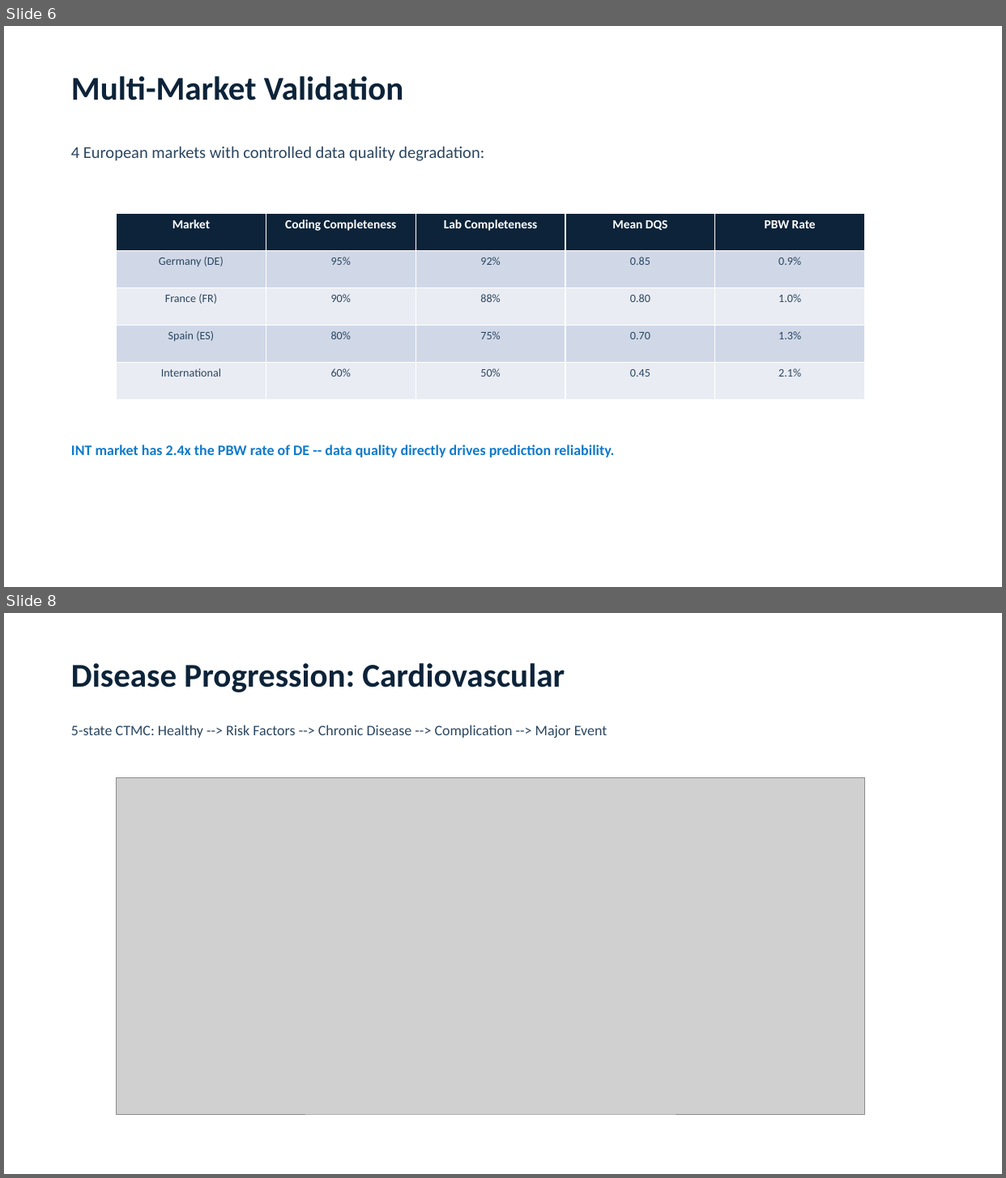
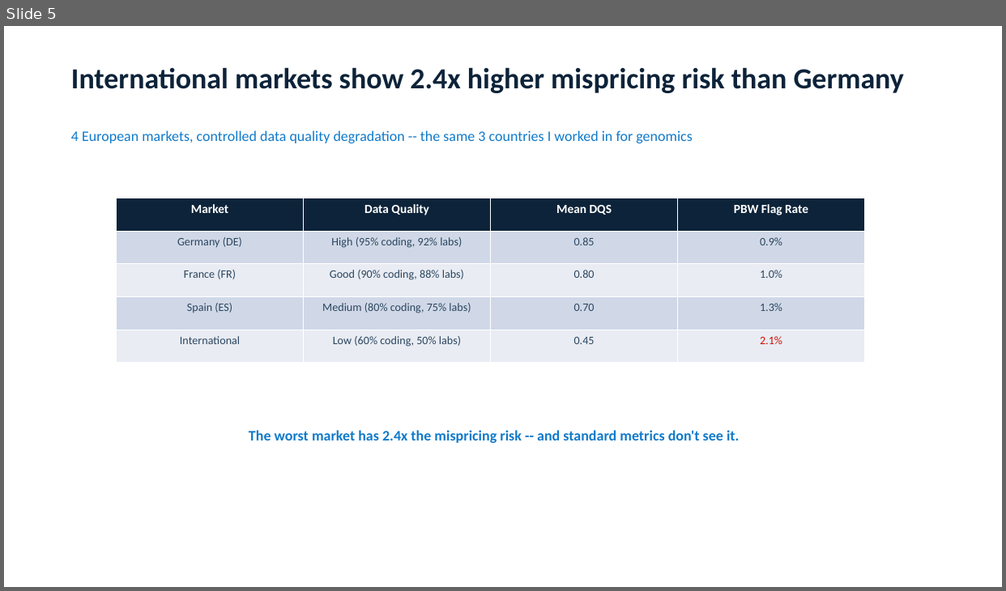
Before and after one commit to ttmgr/Tim_Reska, a slide deck: MedRisk-ADH/data/reports/medrisk_adh_deck.pptx. Shown one above the other, each under a label of ours: slides 6 and 8 before the commit, slide 5 after it; the slides between them are not shown. The pictures are 1006x1178 and 1006x591 pixels, drawn with LibreOffice and Linux fonts; fonts in the diff are those of the drawing; grey boxes stand for pictures. Boxes give left, top, right and bottom in pixels: in the first picture for what was removed or moved away, otherwise in the second. Text is boxed around its words. In the diff, an @@ line names an element or a change of style, - is before the commit and + after.

Commit message:
Add design overhaul, clinical fixes, MARP slides, and interview narrative
- Overhaul all presentations to match template design system (Calibri, #2D3436/#2C6FA0/#B2BEC3)
- Replace text-based pipelines with proper flowcharts (fpdf2 rounded rects, python-pptx shapes)
- Rewrite 22 slide titles as MBB action titles, trim bullets, add source lines
- Standardize Streamlit app UI across 10 files (colors, fonts, badges, charts)
- Fix 4 CRITICAL clinical values (CSF p-tau181 mean, COPD prevalence, F00.x GM annotations, E11.319)
- Add MARP slide deck (slides/pitch.md + theme.css) with PhD-to-disease-progression bridge narrative
- Add PhD→underwriting bridge: "same CTMC math, new domain"
- Map all JD requirements to evidence, integrate reference letter details
- Add new interview Q&As: not-an-MD defense, PO/data team collaboration

```diff
--- a/MedRisk-ADH/data/reports/medrisk_adh_deck.pptx
+++ b/MedRisk-ADH/data/reports/medrisk_adh_deck.pptx
@@ slide 8 removed at (4,613,1002,1174), background #FFFFFF @@
@@ text removed at (71,663,565,692) @@
-Disease Progression: Cardiovascular
@@ text removed at (71,725,607,738) @@
-5-state CTMC: Healthy --> Risk Factors --> Chronic Disease --> Complication --> Major Event
@@ picture removed at (117,777,865,1114) @@
@@ what was slide 6 is now slide 5 @@
@@ slide 5 changed as well @@
@@ text added at (71,67,904,93), 28 pt, text #0D2339, bold @@
+International markets show 2.4x higher mispricing risk than Germany
@@ text removed at (71,76,404,101) @@
-Multi-Market Validation
@@ text at (71,130,692,143): text changed; size 16 to 14 pt; text colour #2B4660 to #107ACA @@
-4 European markets with controlled data quality degradation:
+4 European markets, controlled data quality degradation -- the same 3 countries I worked in for genomics
@@ table at (117,199,865,363) @@
-column 2: Coding Completeness | 95% | 90% | 80% | 60%
-column 3: Lab Completeness | 92% | 88% | 75% | 50%
+column 2: Data Quality | High (95% coding, 92% labs) | Good (90% coding, 88% labs) | Medium (80% coding, 75% labs) | Low (60% coding, 50% labs)
-column 4, row 1: PBW Rate
+column 4, row 1: PBW Flag Rate
@@ table: place and size @@
-table at (117,213,865,400)
+table at (117,199,865,363)
@@ text at (249,430,739,443): text changed @@
-INT market has 2.4x the PBW rate of DE -- data quality directly drives prediction reliability.
+The worst market has 2.4x the mispricing risk -- and standard metrics don't see it.
```
Also in this commit, not shown: 9 slides added, 12 other slides removed, 27 other files.
